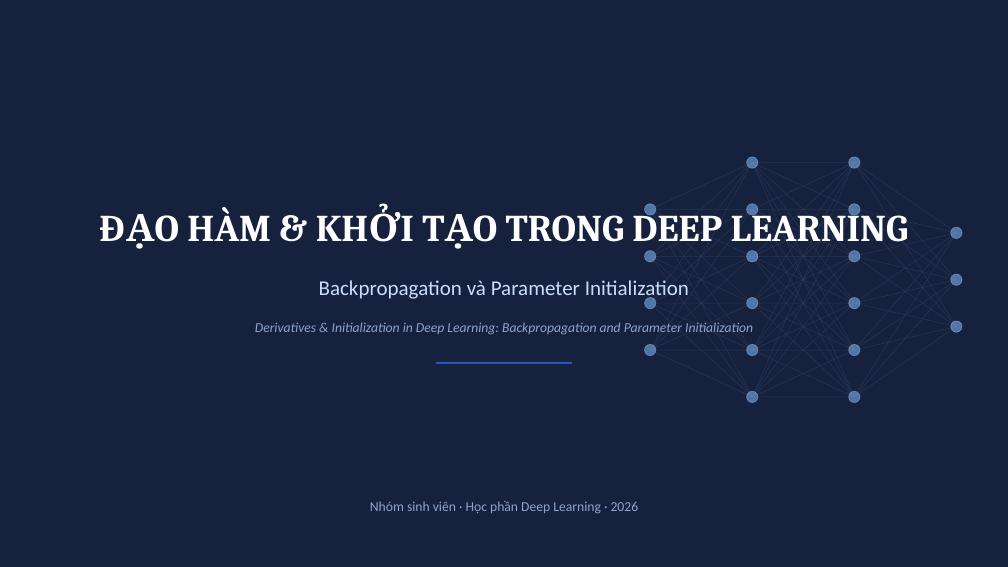
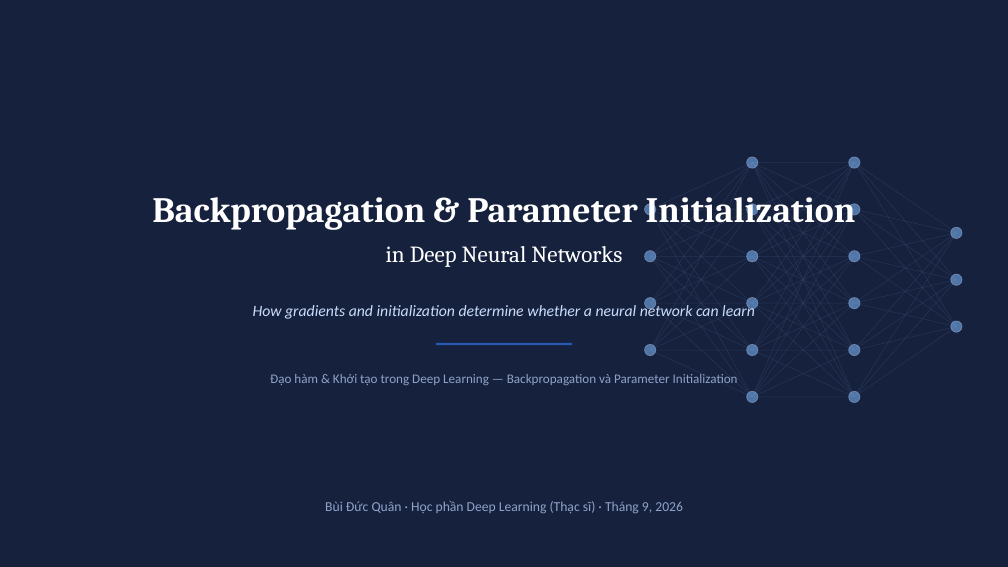
Before and after one commit to quankane/latex-web, a slide deck: slide 1 of report/Slide_Backprop_Initialization.pptx. Drawn at 1008x567 pixels with LibreOffice and Linux fonts; fonts in the diff are those of the drawing. Boxes give left, top, right and bottom in pixels: in the first picture for what was removed or moved away, otherwise in the second. Text is boxed around its words. In the diff, an @@ line names an element or a change of style, - is before the commit and + after.

```diff
--- a/report/Slide_Backprop_Initialization.pptx
+++ b/report/Slide_Backprop_Initialization.pptx
@@ text at <box>152,197,856,230</box>: text changed; size 20 to 34 pt; font Calibri to Cambria; text colour #CADCFC to #FFFFFF; bold on @@
-Backpropagation và Parameter Initialization
+Backpropagation & Parameter Initialization
@@ text added at <box>386,246,622,267</box>, 22 pt, text #FFFFFF @@
+in Deep Neural Networks
@@ text at <box>253,302,755,319</box>: text changed; size 13 to 15 pt; text colour #8FA3C9 to #CADCFC @@
-Derivatives & Initialization in Deep Learning: Backpropagation and Parameter Initialization
+How gradients and initialization determine whether a neural network can learn
@@ line moved from (436, 363) - (572, 363) to (436, 344) - (572, 344) @@
@@ text at <box>270,374,738,385</box>: text changed; size 36 to 12.5 pt; font Cambria to Calibri; text colour #FFFFFF to #8FA3C9; bold off @@
-ĐẠO HÀM & KHỞI TẠO TRONG DEEP LEARNING
+Đạo hàm & Khởi tạo trong Deep Learning — Backpropagation và Parameter Initialization
@@ text at <box>325,501,683,514</box>: text changed @@
-Nhóm sinh viên · Học phần Deep Learning · 2026
+Bùi Đức Quân · Học phần Deep Learning (Thạc sĩ) · Tháng 9, 2026
```
Also in this commit, not shown: 2 other slides changed, 25 slides added, 26 slides removed, 18 other files.
